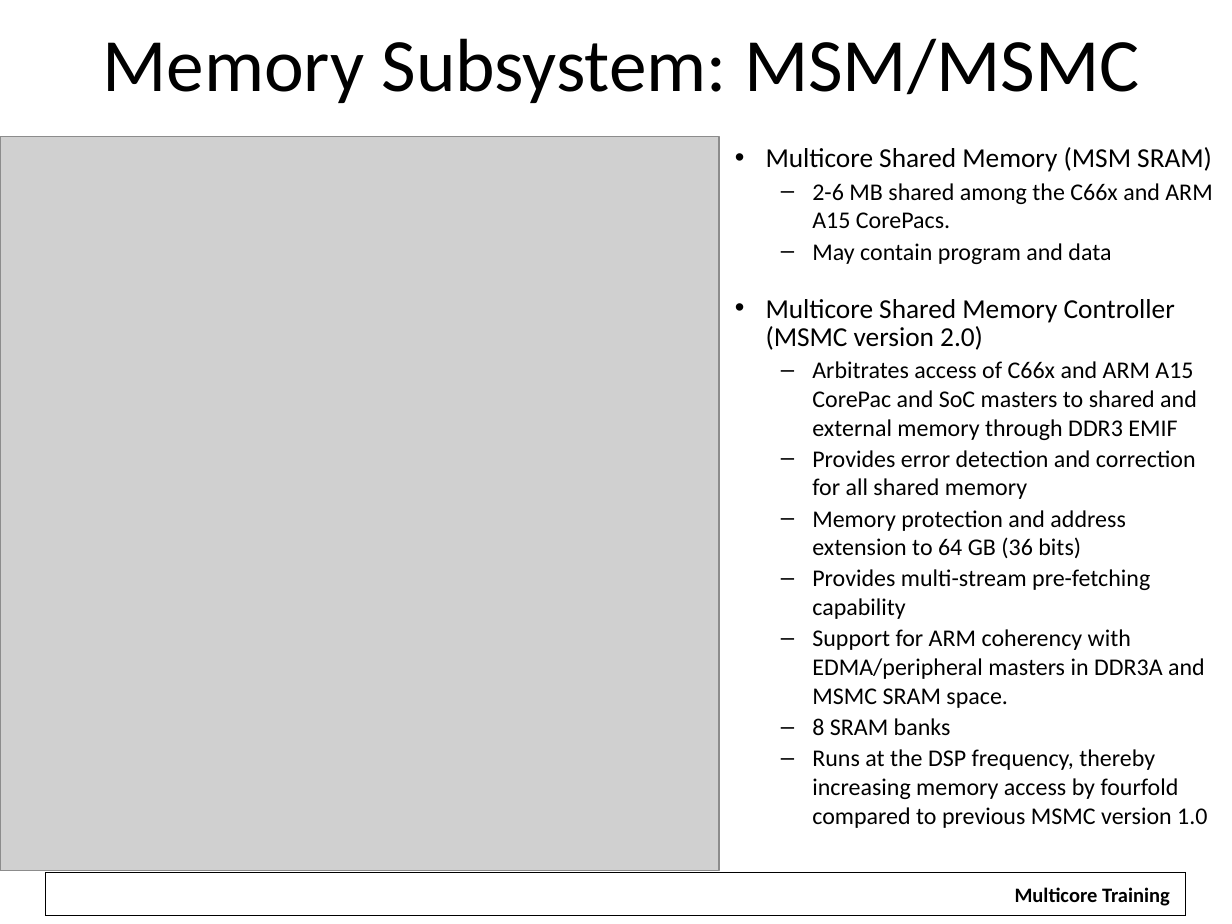
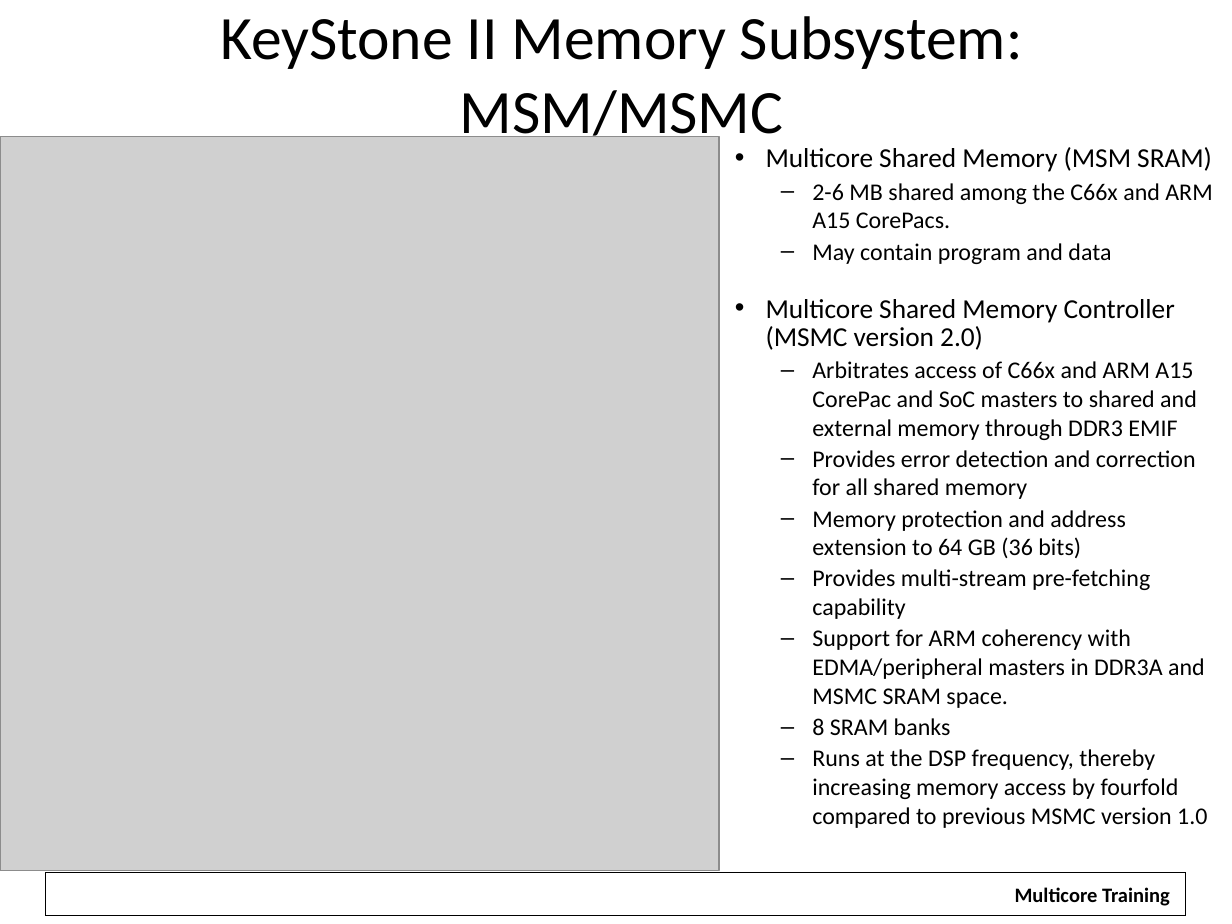
Before and after one commit to hari1989/keystone-workshop, a slide deck: slide 17 of preliminary/Working/presentations/KeyStone SoC Overview.pptx (slide 8 before the commit). Drawn at 1232x924 pixels with LibreOffice and Linux fonts; fonts in the diff are those of the drawing; grey boxes stand for pictures; background and template pictures are left out. Boxes give left, top, right and bottom in pixels: in the first picture for what was removed or moved away, otherwise in the second. Text is boxed around its words. In the diff, an @@ line names an element or a change of style, - is before the commit and + after.

```diff
--- a/preliminary/Working/presentations/KeyStone SoC Overview.pptx
+++ b/preliminary/Working/presentations/KeyStone SoC Overview.pptx
@@ title at <box>220,16,1022,148</box>: text changed; size 44 to 36 pt @@
-Memory Subsystem: MSM/MSMC
+KeyStone II Memory Subsystem: MSM/MSMC
```
Also in this commit, not shown: 25 other slides changed, 6 slides added, 2 slides removed.
